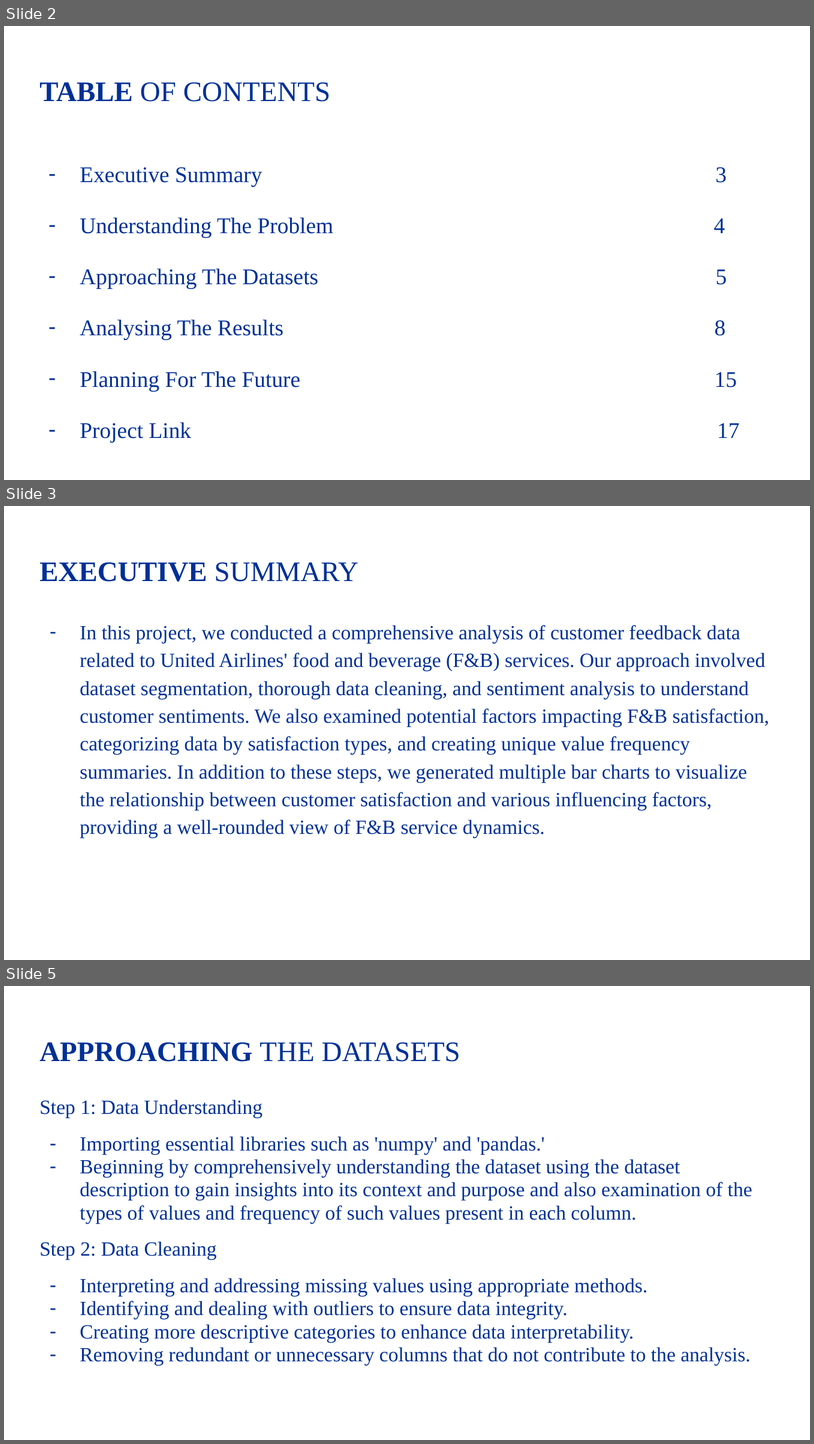
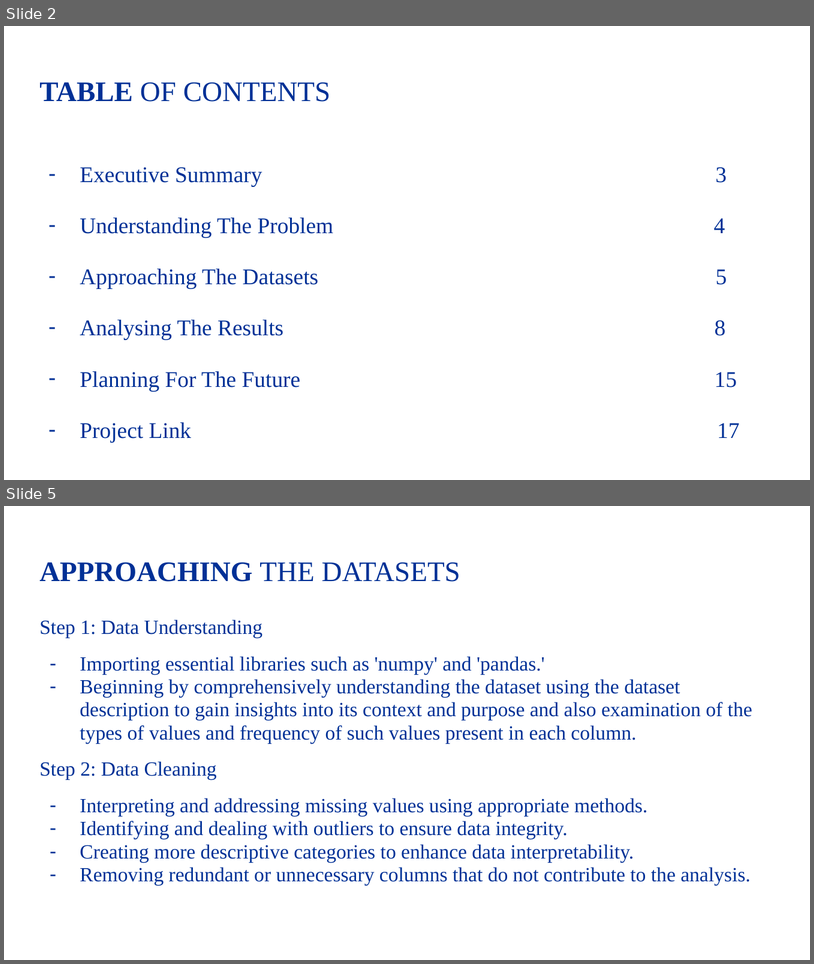
Before and after one commit to Gaurav7877/SkyHack_Hackathon, a slide deck: UA_Skyhack/2K20_MC_49_SkyHackPresentation.pptx. Shown one above the other, each under a label of ours: slides 2, 3 and 5 before the commit, slides 2 and 5 after it; the slides between them are not shown. The pictures are 814x1444 and 814x964 pixels, drawn with LibreOffice and Linux fonts; fonts in the diff are those of the drawing. Boxes give left, top, right and bottom in pixels: in the first picture for what was removed or moved away, otherwise in the second. Text is boxed around its words. In the diff, an @@ line names an element or a change of style, - is before the commit and + after.

```diff
--- a/UA_Skyhack/2K20_MC_49_SkyHackPresentation.pptx
+++ b/UA_Skyhack/2K20_MC_49_SkyHackPresentation.pptx
@@ slide 3 removed at (4,506,810,960), background #FFFFFF @@
@@ title removed at (39,562,359,582) @@
-EXECUTIVE SUMMARY
@@ text removed at (80,625,770,838) @@
-– In this project, we conducted a comprehensive analysis of customer feedback data related to United Airlines' food and beverage (F&B) services. Our approach involved dataset segmentation, thorough data cleaning, and sentiment analysis to understand customer sentiments. We also examined potential factors impacting F&B satisfaction, categorizing data by satisfaction types, and creating unique value frequency summaries. In addition to these steps, we generated multiple bar charts to visualize the relationship between customer satisfaction and various influencing factors, providing a well-rounded view of F&B service dynamics.
```
Also in this commit, not shown: 8 slides changed, 1 slide added, 2 other files.
